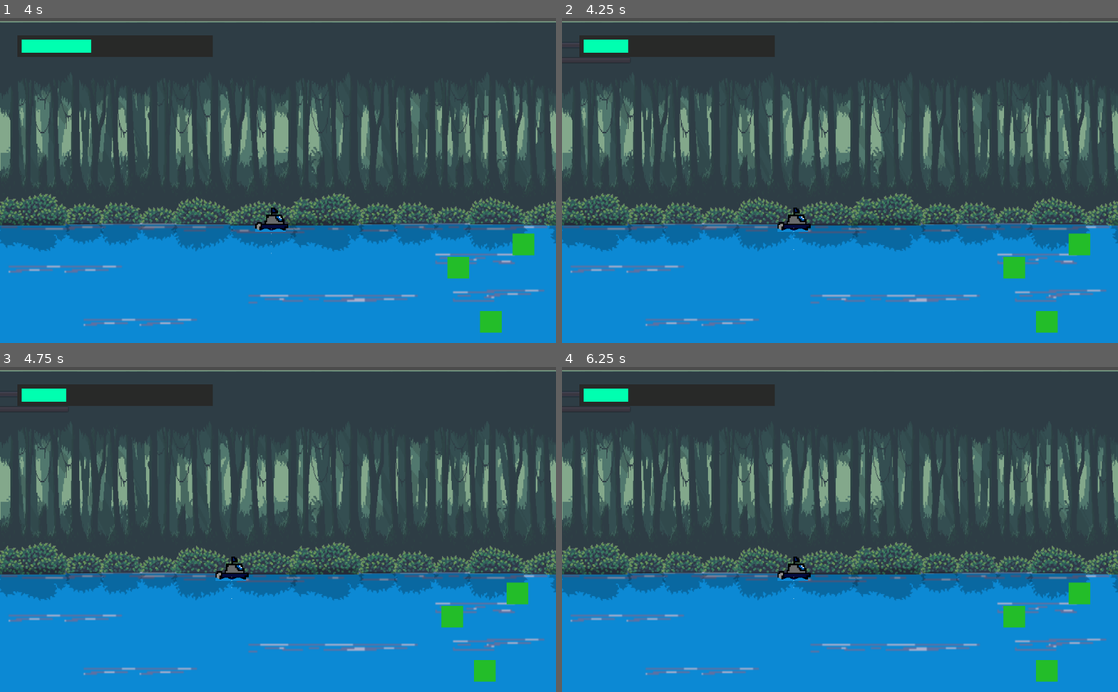
Above: before the commit, frames 1-4 (two rows, left to right).
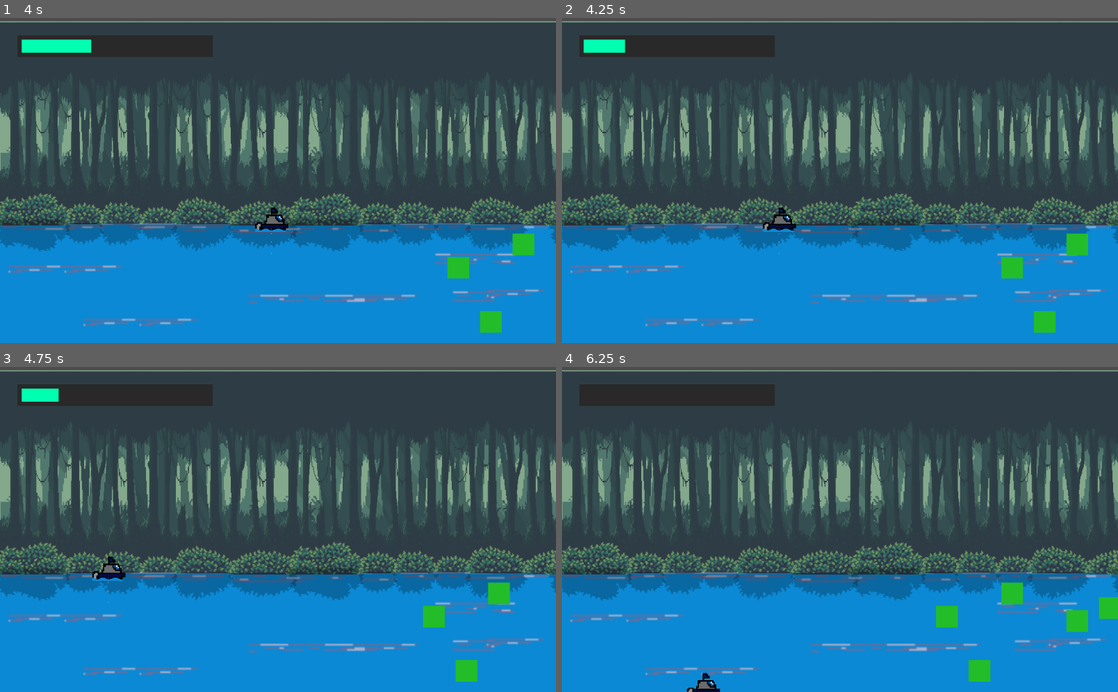
Above: after the commit, the same moments.

Repository: PedroVenanci0/Rivieira
Game: Godot game, scene res://scenes/World.tscn
Same seed, same stepped clock (60 frames per second), same inputs: the game is played once before the commit and once after it. The project has no main scene, so this scene is started directly.
Inputs:
- Up to frame 1 (4 s): tap Enter at 0.5 s; hold Right (right) 0.53-1.28 s; hold S (down) 1.28-2.03 s; hold Right (right) 2.03-2.78 s; hold W (up) 2.78-3.53 s; hold A (left) from 3.53 s (still down)
- Up to frame 2 (4.25 s): keep holding A (left); tap Escape (ui_cancel) at 4.15 s
- Up to frame 3 (4.75 s): keep holding A (left)
- Up to frame 4 (6.25 s): release A (left) at 5.03 s; hold S (down) 5.03-5.78 s; hold Right (right) from 5.78 s (still down)

Frame 1 is identical in both runs. In frame 2, 0.6% of the frame differs, in the area x 11-95%, y 6-97%; in frame 3, 2.0%; in frame 4, 2.9%, in the area x 3-100%, y 6-100%.

Commit message:
global criado

Diff:
--- a/JogoMNR/project.godot
+++ b/JogoMNR/project.godot
@@ -12,6 +12,10 @@
 
 config/name="Pedro Venâncio"
 config/icon="res://icon.png"
+
+[autoload]
+
+Global="*res://scenes/utils/Global.tscn"
 
 [display]
 
--- a/JogoMNR/scenes/World.tscn
+++ b/JogoMNR/scenes/World.tscn
@@ -239,6 +239,7 @@
 position = Vector2( 1127, 490 )
 
 [node name="HUD" parent="." instance=ExtResource( 14 )]
+layer = -2
 
 [node name="WorldBorder" type="StaticBody2D" parent="."]
 collision_layer = 3
@@ -258,5 +259,8 @@
 shape = SubResource( 4 )
 
 [node name="PauseScreen" parent="." instance=ExtResource( 15 )]
+visible = false
+margin_right = 1024.0
+margin_bottom = 600.0
 
 [editable path="Lixo_spawner"]
--- /dev/null
+++ b/JogoMNR/scenes/utils/Global.tscn
@@ -0,0 +1,6 @@
+[gd_scene load_steps=2 format=2]
+
+[ext_resource path="res://scripts/utils/Global.gd" type="Script" id=1]
+
+[node name="Global" type="Node"]
+script = ExtResource( 1 )
--- a/JogoMNR/scripts/PauseScreen.gd
+++ b/JogoMNR/scripts/PauseScreen.gd
@@ -4,7 +4,7 @@
 	visible = false
 
 func _process(_delta):
-	if Input.is_action_just_pressed("ui_cancel"):
+	if Input.is_action_just_pressed("ui_cancel") and Global.can_pause:
 		pause_or_resume()
 		$VBoxContainer/Resumir.grab_focus()
 
--- /dev/null
+++ b/JogoMNR/scripts/utils/Global.gd
@@ -0,0 +1,9 @@
+extends Node
+
+var can_pause = false
+var can_spawn_trash = false
+var game_speed = 1
+
+
+func _ready():
+	pass
